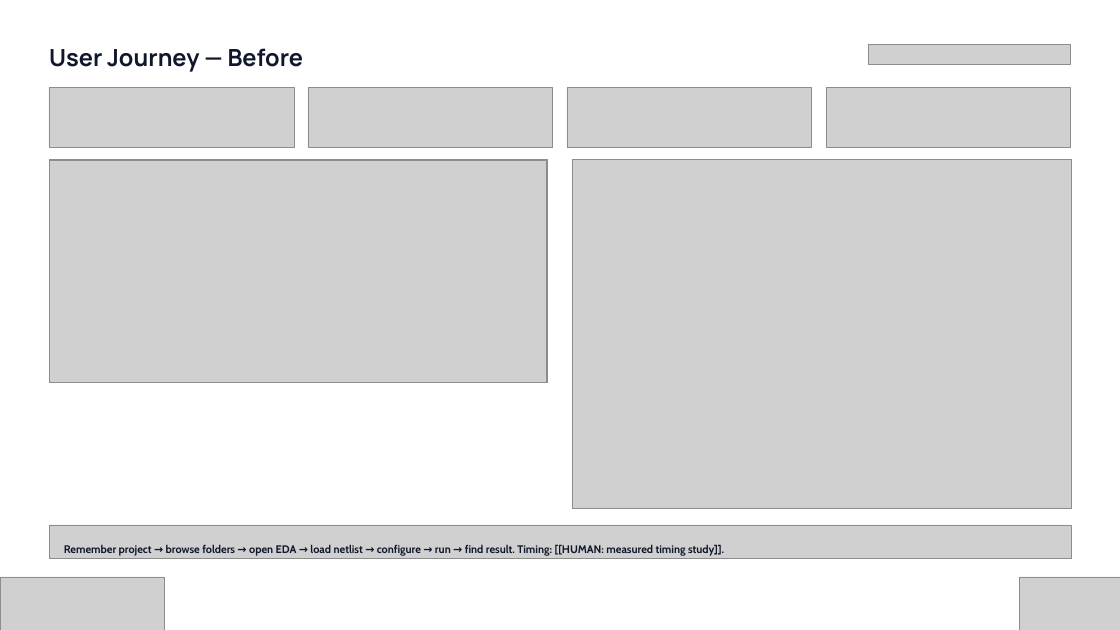
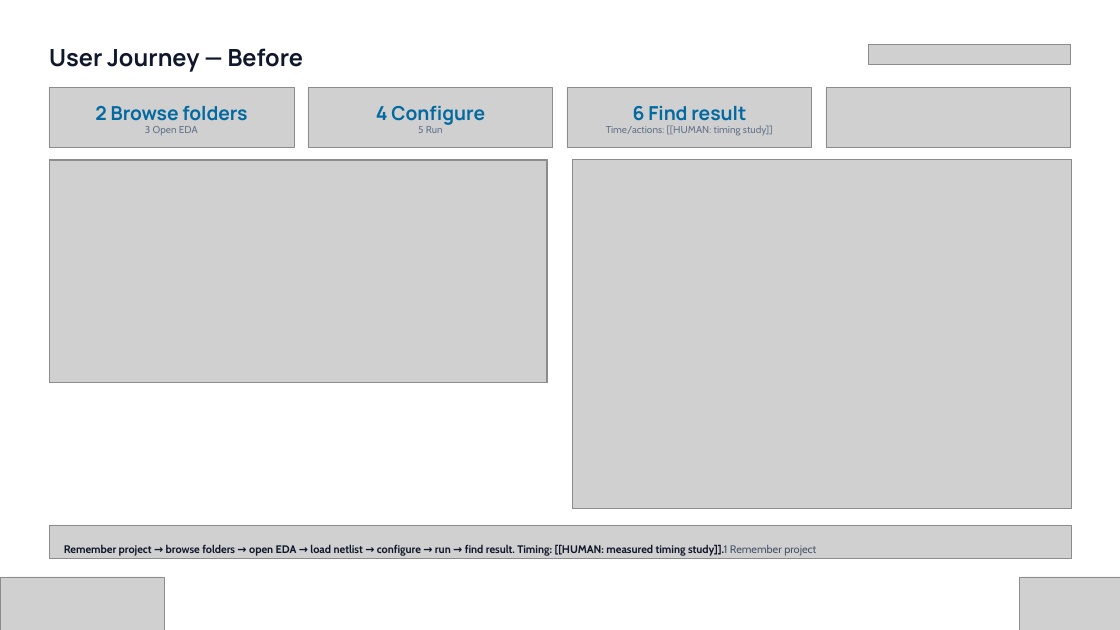
Before and after one commit to codeprabhu/VaaniCore, a slide deck: slide 4 of deck/out/Vishwakarma_Stage2_VaaniCore.pptx. Drawn at 1120x630 pixels with LibreOffice and Linux fonts; fonts in the diff are those of the drawing; grey boxes stand for pictures; background and template pictures are left out. Boxes give left, top, right and bottom in pixels: in the first picture for what was removed or moved away, otherwise in the second. Text is boxed around its words. In the diff, an @@ line names an element or a change of style, - is before the commit and + after.

```diff
--- a/deck/out/Vishwakarma_Stage2_VaaniCore.pptx
+++ b/deck/out/Vishwakarma_Stage2_VaaniCore.pptx
@@ text added at <box>95,106,247,121</box>, 16.5 pt, text #0369A1, bold @@
+2 Browse folders
@@ text added at <box>376,106,485,125</box>, 16.5 pt, text #0369A1, bold @@
+4 Configure
@@ text added at <box>633,106,746,126</box>, 16.5 pt, text #0369A1, bold @@
+6 Find result
@@ text added at <box>145,126,198,135</box>, 8.6 pt, text #64748B @@
+3 Open EDA
@@ text added at <box>418,126,443,133</box>, 8.6 pt, text #64748B @@
+5 Run
@@ text added at <box>606,125,773,135</box>, 8.6 pt, text #64748B @@
+Time/actions: [[HUMAN: timing study]]
@@ text at <box>64,544,816,556</box>: text changed @@
-Remember project → browse folders → open EDA → load netlist → configure → run → find result. Timing: [[HUMAN: measured timing study]].
+Remember project → browse folders → open EDA → load netlist → configure → run → find result. Timing: [[HUMAN: measured timing study]].1 Remember project
```
Also in this commit, not shown: 16 other slides changed, 2 other files.
